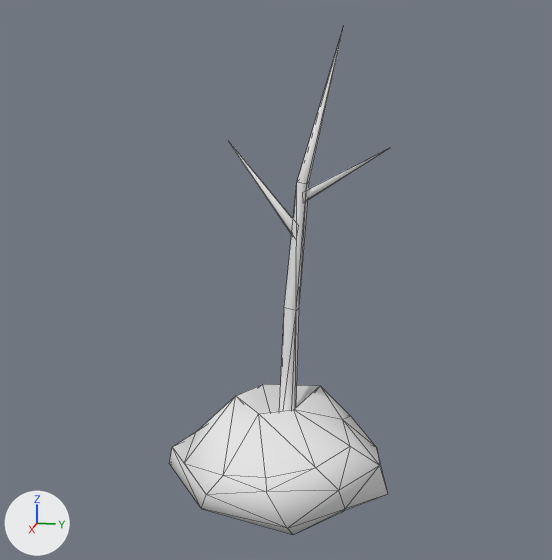
The glTF model models/whArganTreeSapling.glb, before and after one commit.
One viewpoint serves both versions: a 50 mm lens placed at (2.62, 0.51, 1.29), pointed at (0.0, -0.02, 0.64). The lights are fixed; the arrows at lower left show +X, +Y and +Z. The older version comes first. Mesh edges are drawn as thin lines.
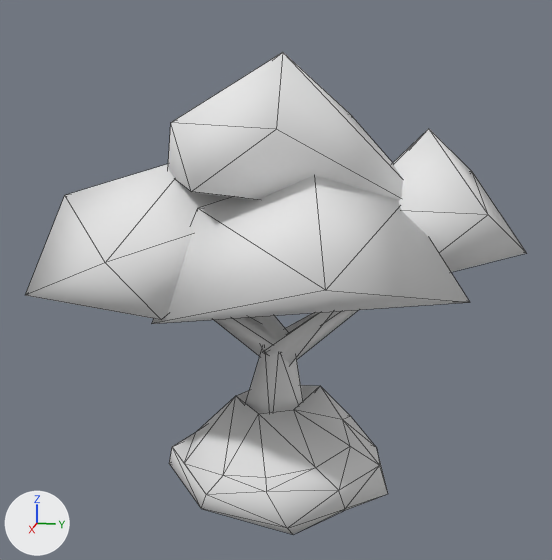
Boxes [x1, y1, x2, y2] around the edits, measured in the pictures (552 x 560 px):
'argan_tree_low', added: after [25, 52, 527, 414]
    faces in mat_arganleaf (white #e7e7e7): [25, 52, 527, 324]
    faces in mat_arganbark (white #e7e7e7): [214, 310, 358, 414]
'Icosphere', deleted: before [229, 30, 389, 411]

The change, as a list of edits to the scene's bpy script:
```text
Add mat_arganleaf:
    mat_arganleaf = principled_material('arganLeaf')
    mat_arganleaf.base_color = (0.8, 0.8, 0.8)  # white #e7e7e7
    mat_arganleaf.roughness = 1.0
Add me_argan_tree_low_001:
    me_argan_tree_low_001.from_pydata(...)  # 62 vertices, 78 faces; spans x -0.81..0.85, y -0.98..0.89, z 0.07..1.42
    # faces by material slot: [22, 56]
    me_argan_tree_low_001.materials.append(mat_arganbark)  # white #e7e7e7
    me_argan_tree_low_001.materials.append(mat_arganleaf)  # white #e7e7e7
Remove ob_icosphere:
    ob_icosphere = bpy.data.objects.new('Icosphere', me_icosphere)
    ob_icosphere.location = (0.0, 0.0, 0.0)
Add ob_argan_tree_low:
    ob_argan_tree_low = bpy.data.objects.new('argan_tree_low', me_argan_tree_low_001)
    ob_argan_tree_low.location = (0.0, 0.0, 0.0)
```
